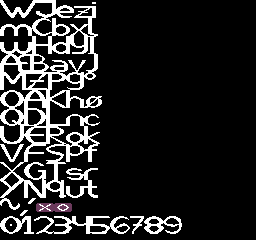
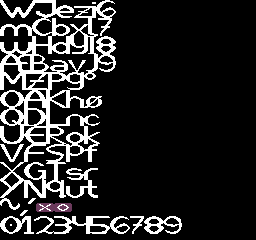
The second 256px x 240px image is a revision of the first. Changes to its layers:
painted on "tegning" over [96, 0, 116, 72]
